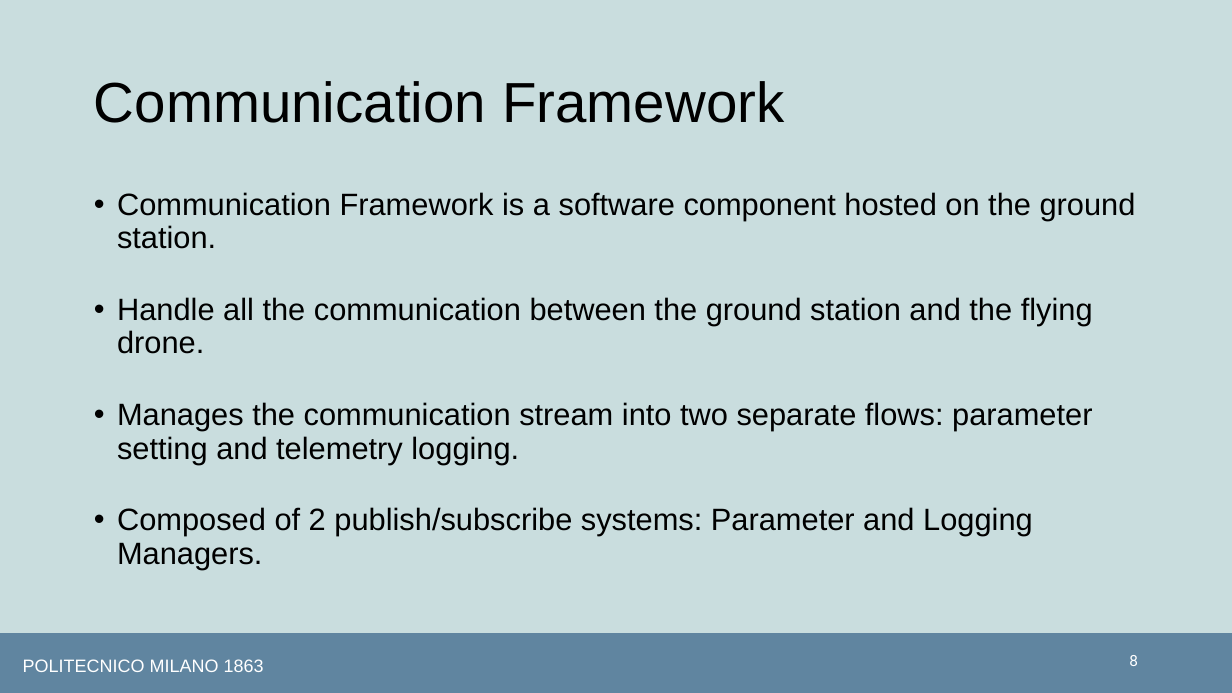
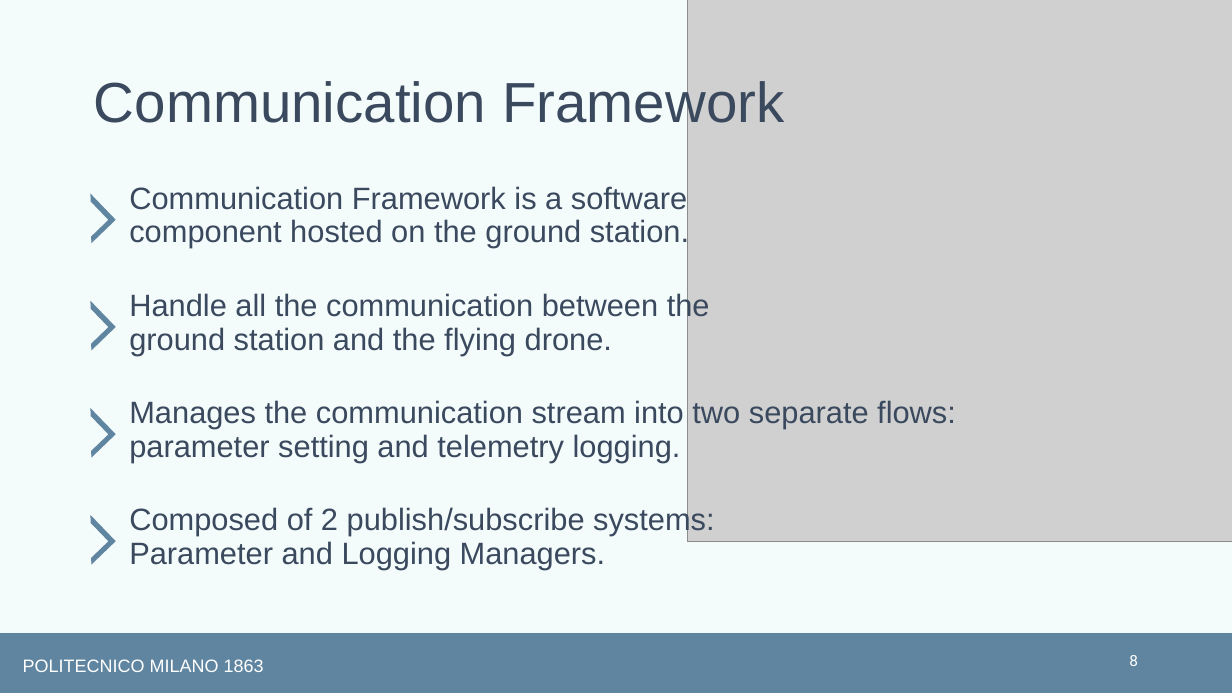
Before and after one commit to matplona/crazyflie-lib-python, a slide deck: slide 8 of Thesis/Presentation/thesis_presentation.pptx. Drawn at 1232x693 pixels with LibreOffice and Linux fonts; fonts in the diff are those of the drawing; grey boxes stand for pictures. Boxes give left, top, right and bottom in pixels: in the first picture for what was removed or moved away, otherwise in the second. Text is boxed around its words. In the diff, an @@ line names an element or a change of style, - is before the commit and + after.

```diff
--- a/Thesis/Presentation/thesis_presentation.pptx
+++ b/Thesis/Presentation/thesis_presentation.pptx
@@ background #C9DDDE to #F3FBFB @@
@@ picture added at [688, 0, 1232, 542] @@
@@ title "Communication Framework" at [94, 77, 784, 132]: text colour #000000 to #3A495E @@
@@ half frame added at [66, 194, 116, 243], fill #6085A0 @@
@@ text removed at [117, 192, 1136, 569] @@
-• Communication Framework is a software component hosted on the ground station.
-• Handle all the communication between the ground station and the flying drone.
-• Manages the communication stream into two separate flows: parameter setting and telemetry logging.
-• Composed of 2 publish/subscribe systems: Parameter and Logging Managers.
@@ text added at [129, 186, 689, 248], 24 pt, text #3A495E @@
+Communication Framework is a software component hosted on the ground station.
@@ text added at [129, 292, 710, 355], 24 pt, text #3A495E @@
+Handle all the communication between the ground station and the flying drone.
@@ half frame added at [66, 301, 116, 351], fill #6085A0 @@
@@ half frame added at [66, 408, 116, 458], fill #6085A0 @@
@@ text added at [129, 400, 956, 462], 24 pt, text #3A495E @@
+Manages the communication stream into two separate flows: parameter setting and telemetry logging.
@@ text added at [129, 506, 714, 569], 24 pt, text #3A495E @@
+Composed of 2 publish/subscribe systems: Parameter and Logging Managers.
@@ half frame added at [66, 515, 116, 565], fill #6085A0 @@
```
Also in this commit, not shown: 10 other slides changed, 6 slides added, 3 slides removed, 7 other files.
